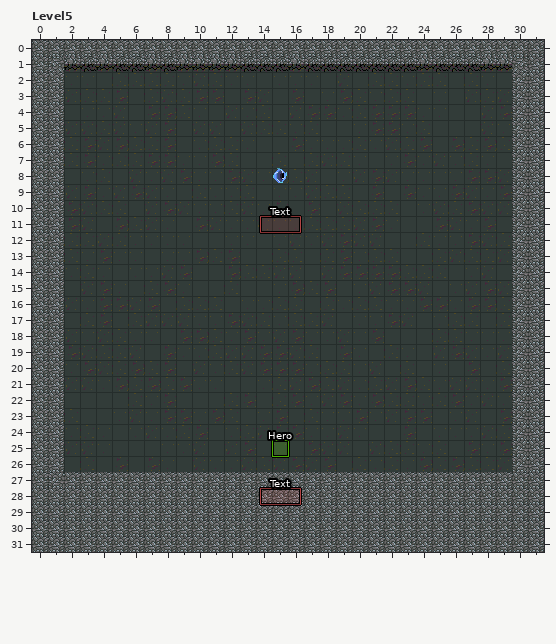
LDtk project: res/world/world.ldtk. The picture above was drawn from the file before the commit.
Cells are 16x16 px. Shown: Level5 x 0..31, y 0..31. The commit also changed other parts of the map, which this record leaves out.
The same view after the edit:
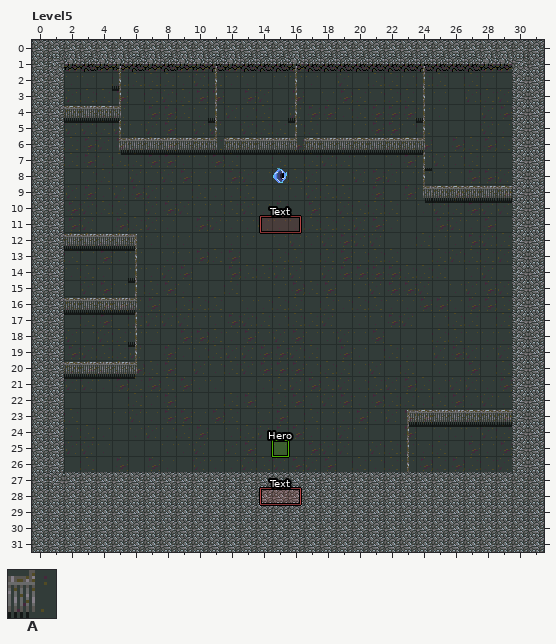
Key: from "Collisions": A 2 "gate".
_ is an empty cell, . an unchanged one.
What changed:
--- layer "Collisions"
@@ x 2..29 @@
- 2 ..._....._...._......._.....
- 3 ..._....._...._......._.....
- 4 ____....._...._......._.....
- 5 ..._....._...._......._.....
- 6 ...____________________.....
- 7 ......................_.....
- 8 ......................_.....
- 9 ......................______
+ 2 ...A.....A....A.......A.....
+ 3 ...A.....A....A.......A.....
+ 4 AAAA.....A....A.......A.....
+ 5 ...A.....A....A.......A.....
+ 6 ...AAAAAAAAAAAAAAAAAAAA.....
+ 7 ......................A.....
+ 8 ......................A.....
+ 9 ......................AAAAAA
@@ x 2..6 @@
-12 _____
-13 ...._
-14 ...._
-15 ...._
-16 _____
-17 ...._
-18 ...._
-19 ...._
-20 _____
+12 AAAAA
+13 ....A
+14 ....A
+15 ....A
+16 AAAAA
+17 ....A
+18 ....A
+19 ....A
+20 AAAAA
@@ x 23..29 @@
-23 _______
-24 _......
-25 _......
-26 _......
+23 AAAAAAA
+24 A......
+25 A......
+26 A......
